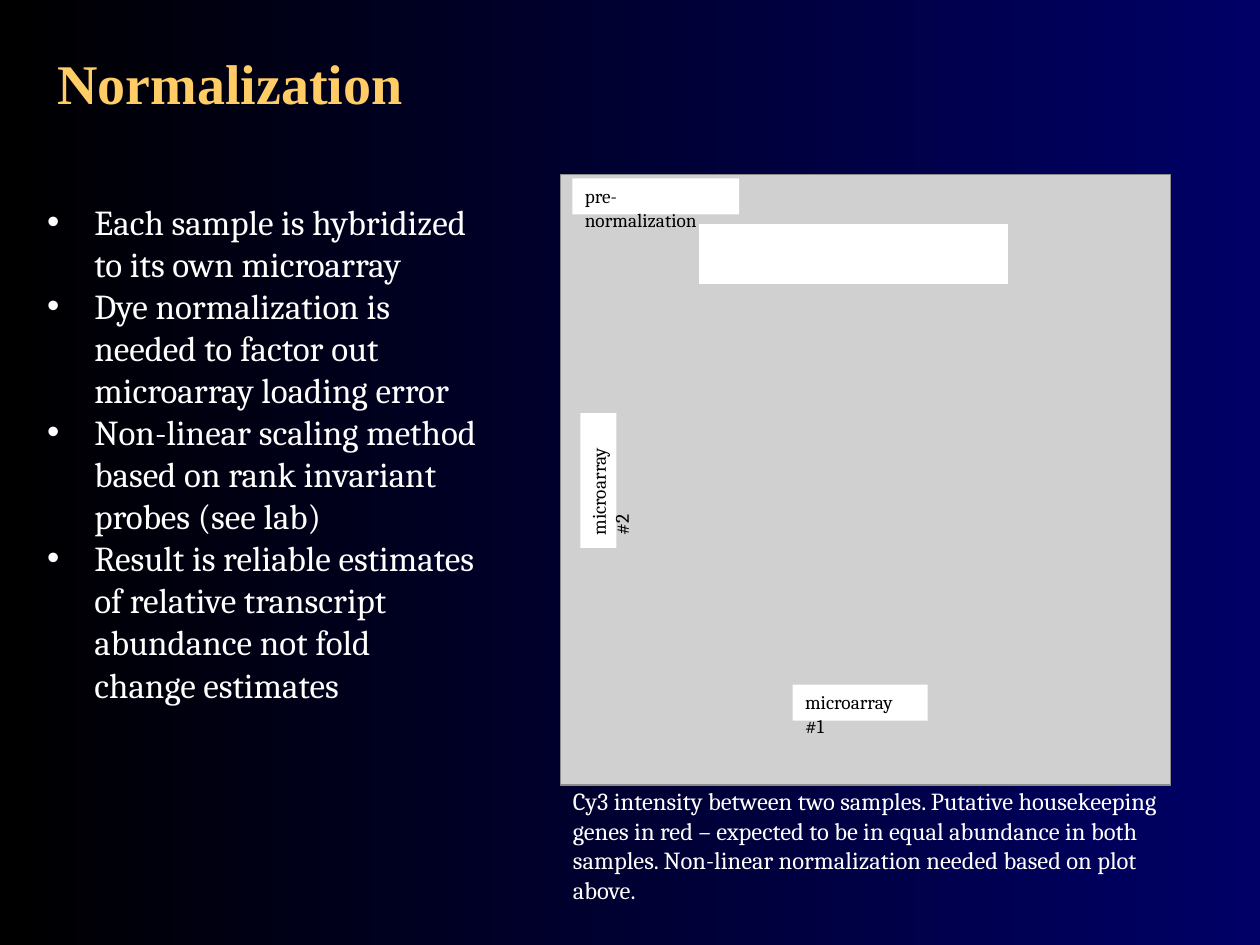
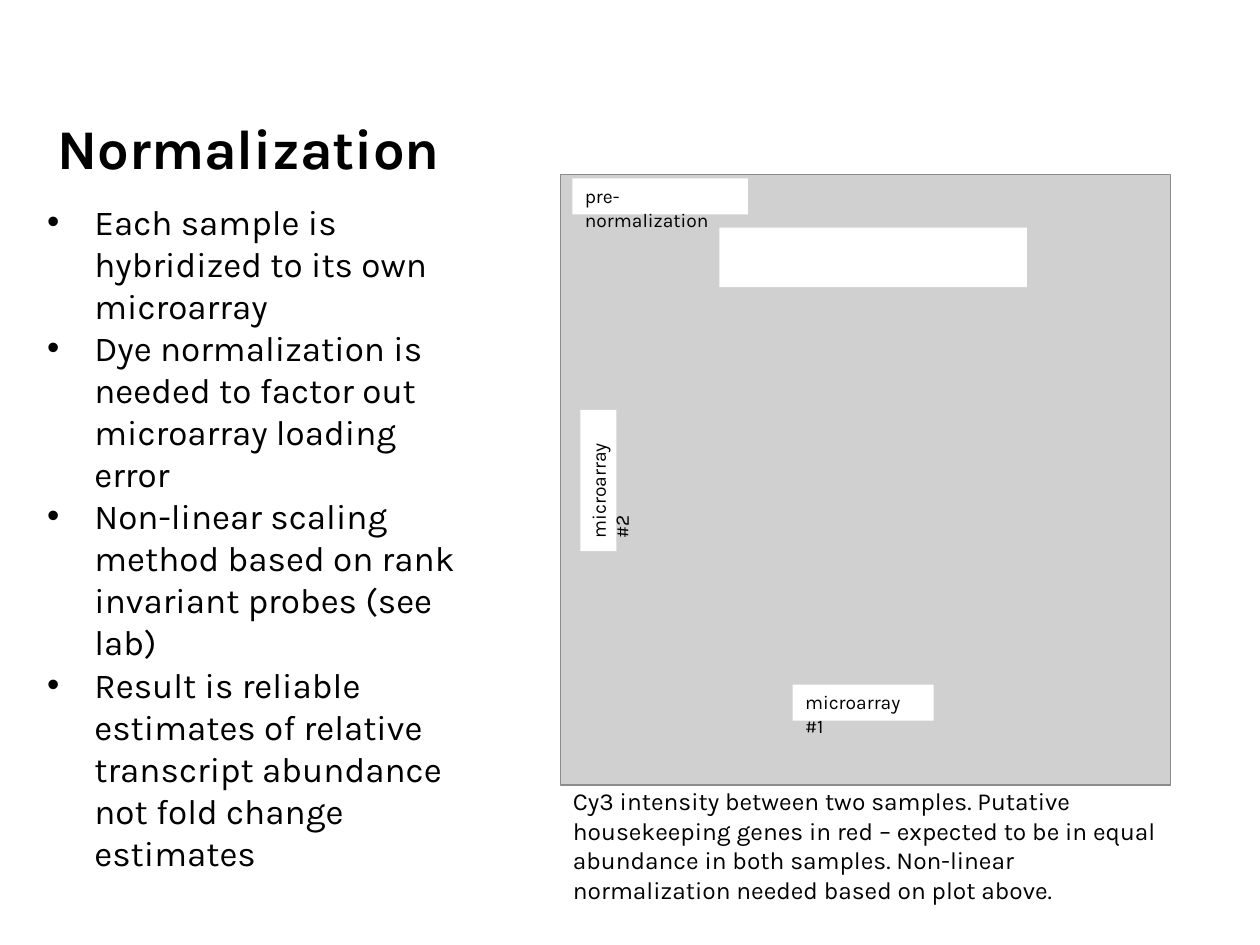
Before and after one commit to agmcarthur/Biochem-3BP3, a slide deck: slide 19 of Lectures/Lecture 8 - Gene Expression.pptx. Drawn at 1260x945 pixels with LibreOffice and Linux fonts; fonts in the diff are those of the drawing; grey boxes stand for pictures. Boxes give left, top, right and bottom in pixels: in the first picture for what was removed or moved away, otherwise in the second. Text is boxed around its words. In the diff, an @@ line names an element or a change of style, - is before the commit and + after.

```diff
--- a/Lectures/Lecture 8 - Gene Expression.pptx
+++ b/Lectures/Lecture 8 - Gene Expression.pptx
@@ background gradient #000000 to #000066 to #FFFFFF @@
@@ title "Normalization" at bbox=[57, 129, 440, 170]: font Times New Roman to Karla, text colour #FFCC66 to #000000; line spacing 1 to 0.9; vertical alignment middle to bottom @@
@@ font Cambria to Karla in 3 elements at bbox=[580, 410, 617, 551], bbox=[793, 684, 934, 721], bbox=[572, 179, 747, 215] @@
@@ rectangle "pre-normalization": place and size @@
-rectangle "pre-normalization" at bbox=[572, 179, 738, 215]
+rectangle "pre-normalization" at bbox=[572, 179, 747, 215]
@@ text "Each sample is hybridized to ..." at bbox=[94, 211, 455, 867]: font Cambria to Karla, text colour #FFFFFF to #000000 @@
@@ rectangle: place and size @@
-rectangle at bbox=[699, 224, 1007, 284]
+rectangle at bbox=[719, 228, 1027, 287]
@@ rectangle at bbox=[719, 228, 1027, 287]: outline #FFFFFF 0.75 pt to none @@
@@ rectangle "microarray #1": place and size @@
-rectangle "microarray #1" at bbox=[793, 684, 927, 721]
+rectangle "microarray #1" at bbox=[793, 684, 934, 721]
@@ text "Cy3 intensity between two samples. ..." at bbox=[573, 793, 1155, 905]: font Cambria to Karla, text colour #FFFFFF to #000000 @@
```
Also in this commit, not shown: 39 other slides changed, 13 other files.
